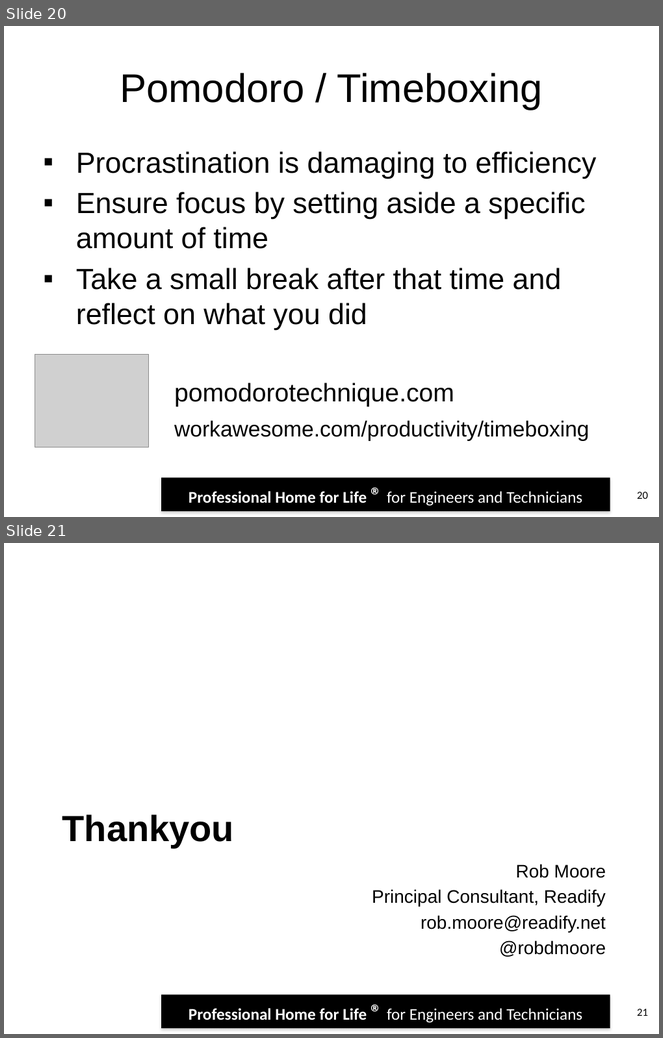
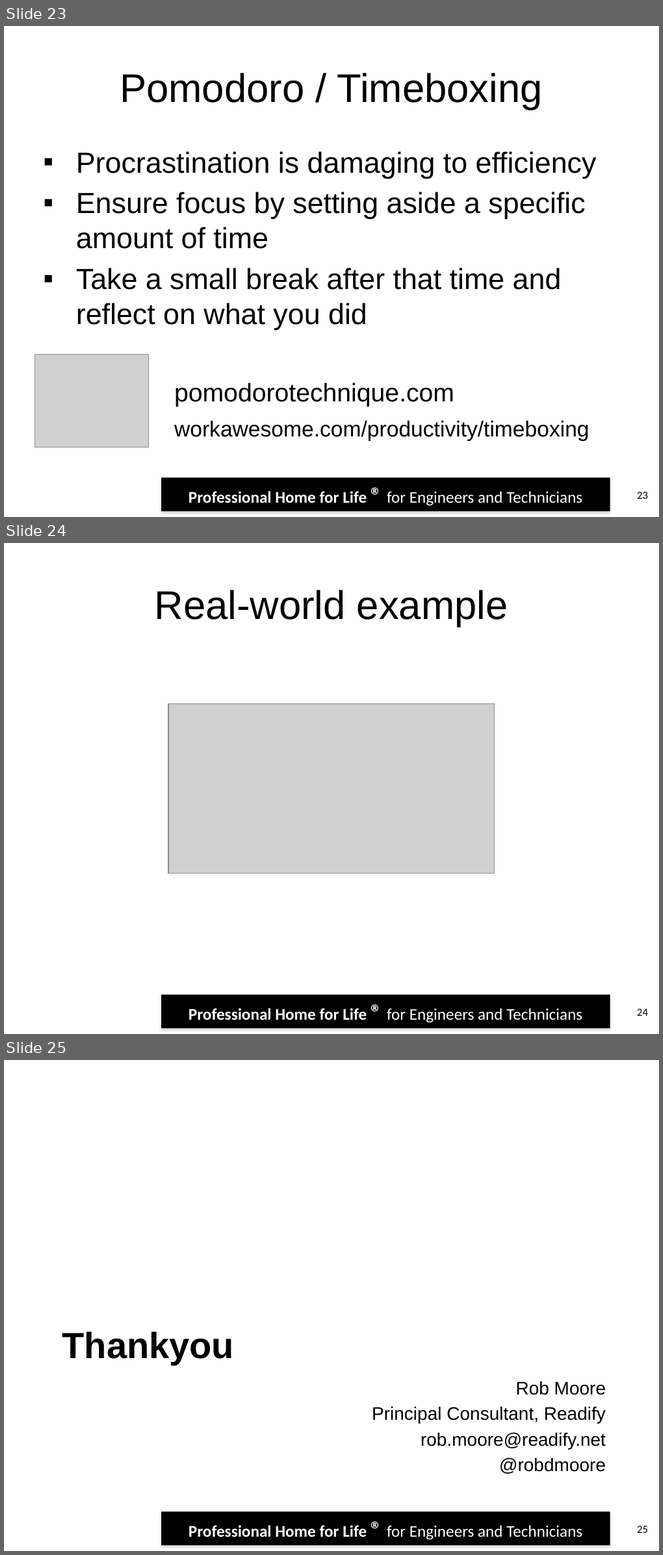
Before and after one commit to robdmoore/IETTimeManagementPresentation, a slide deck: TimeManagementAndProjectPlanning.pptx. Shown one above the other, each under a label of ours: slides 20 and 21 before the commit, slides 23, 24 and 25 after it. The pictures are 663x1038 and 663x1555 pixels, drawn with LibreOffice and Linux fonts; fonts in the diff are those of the drawing; grey boxes stand for pictures; background and template pictures are left out. Boxes give left, top, right and bottom in pixels: in the first picture for what was removed or moved away, otherwise in the second. Text is boxed around its words. In the diff, an @@ line names an element or a change of style, - is before the commit and + after.

```diff
--- a/TimeManagementAndProjectPlanning.pptx
+++ b/TimeManagementAndProjectPlanning.pptx
@@ slide 24 added at (4,543,659,1034), background #FFFFFF; not listed: 1 template element that a slide beside it also shows @@
@@ title added at (155,590,508,627), 44 pt, text #000000 @@
+Real-world example
@@ picture added at (168,704,495,873) @@
@@ page number added at (637,1009,648,1016), 12 pt, text #000000 @@
+24
@@ what was slide 20 is now slide 23 @@
@@ page number at (637,492,648,499): text changed @@
-20
+23
@@ what was slide 21 is now slide 25 @@
@@ page number at (637,1526,648,1533): text changed @@
-21
+25
```
Also in this commit, not shown: 3 other slides added.
